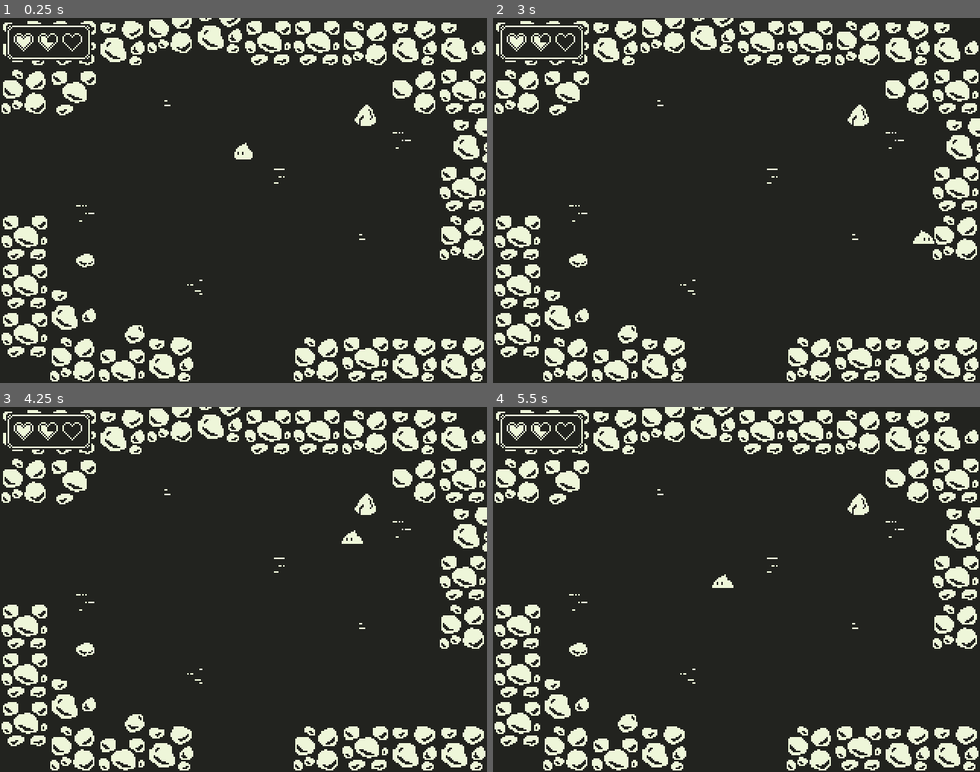
Above: before the commit, frames 1-4 (two rows, left to right).
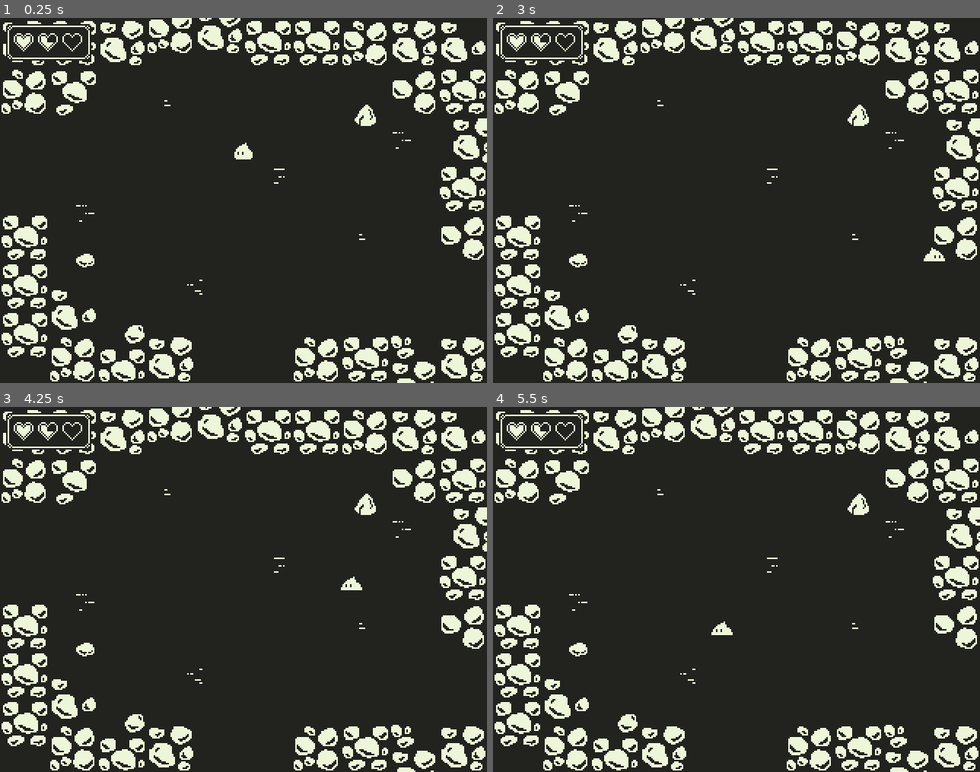
Above: after the commit, the same moments.

Repository: dweckerly/1bit
Game: Godot game, scene res://scenes/world/area-0.tscn
Same seed, same stepped clock (60 frames per second), same inputs: the game is played once before the commit and once after it.
Inputs:
- Up to frame 1 (0.25 s): no input
- Up to frame 2 (3 s): tap Enter (ui_accept) at 0.5, 0.77, 1.52 s; hold Right (ui_right) 0.53-1.28 s; hold Down (ui_down) 1.28-2.03 s; hold Right (ui_right) 2.03-2.78 s; hold Up (ui_up) from 2.78 s (still down)
- Up to frame 3 (4.25 s): tap Enter (ui_accept) at 3.02, 3.77 s; release Up (ui_up) at 3.53 s; hold Left (ui_left) from 3.53 s (still down)
- Up to frame 4 (5.5 s): tap Enter (ui_accept) at 4.52 s; release Left (ui_left) at 5.03 s; hold Down (ui_down) from 5.03 s (still down)

The runs differ from the first frame. In frame 1, 0.7% of the frame differs, in the area x 80-95%, y 54-100%; in frame 2, 0.8%; in frame 3, 0.9%, in the area x 70-95%, y 33-100%; in frame 4, 0.9%.

Commit message:
moon man and area updates

Diff:
--- /dev/null
+++ b/scenes/characters/moon-man.tscn
@@ -0,0 +1,142 @@
+[gd_scene load_steps=11 format=2]
+
+[ext_resource path="res://art/ui/dialogue-prompt.png" type="Texture" id=1]
+[ext_resource path="res://art/characters/moon-man.png" type="Texture" id=2]
+[ext_resource path="res://scripts/NPC.gd" type="Script" id=3]
+
+[sub_resource type="Animation" id=3]
+resource_name = "Idle"
+loop = true
+tracks/0/type = "value"
+tracks/0/path = NodePath("Sprite:frame")
+tracks/0/interp = 1
+tracks/0/loop_wrap = true
+tracks/0/imported = false
+tracks/0/enabled = true
+tracks/0/keys = {
+"times": PoolRealArray( 0, 0.5 ),
+"transitions": PoolRealArray( 1, 1 ),
+"update": 1,
+"values": [ 2, 0 ]
+}
+
+[sub_resource type="Animation" id=4]
+length = 0.001
+tracks/0/type = "value"
+tracks/0/path = NodePath("Sprite:frame")
+tracks/0/interp = 1
+tracks/0/loop_wrap = true
+tracks/0/imported = false
+tracks/0/enabled = true
+tracks/0/keys = {
+"times": PoolRealArray( 0 ),
+"transitions": PoolRealArray( 1 ),
+"update": 0,
+"values": [ 2 ]
+}
+tracks/1/type = "value"
+tracks/1/path = NodePath("dialogue-prompt:frame")
+tracks/1/interp = 1
+tracks/1/loop_wrap = true
+tracks/1/imported = false
+tracks/1/enabled = true
+tracks/1/keys = {
+"times": PoolRealArray( 0 ),
+"transitions": PoolRealArray( 1 ),
+"update": 0,
+"values": [ 1 ]
+}
+
+[sub_resource type="Animation" id=5]
+resource_name = "prompt-idle"
+length = 0.9
+loop = true
+tracks/0/type = "value"
+tracks/0/path = NodePath("dialogue-prompt:frame")
+tracks/0/interp = 1
+tracks/0/loop_wrap = true
+tracks/0/imported = false
+tracks/0/enabled = true
+tracks/0/keys = {
+"times": PoolRealArray( 0, 0.3, 0.6 ),
+"transitions": PoolRealArray( 1, 1, 1 ),
+"update": 1,
+"values": [ 0, 1, 2 ]
+}
+
+[sub_resource type="CapsuleShape2D" id=1]
+radius = 4.0
+height = 2.0
+
+[sub_resource type="CircleShape2D" id=2]
+radius = 27.0185
+
+[sub_resource type="Animation" id=6]
+length = 0.001
+tracks/0/type = "value"
+tracks/0/path = NodePath("dialogue-prompt:frame")
+tracks/0/interp = 1
+tracks/0/loop_wrap = true
+tracks/0/imported = false
+tracks/0/enabled = true
+tracks/0/keys = {
+"times": PoolRealArray( 0 ),
+"transitions": PoolRealArray( 1 ),
+"update": 0,
+"values": [ 1 ]
+}
+
+[sub_resource type="Animation" id=7]
+resource_name = "prompt-idle"
+length = 1.2
+loop = true
+tracks/0/type = "value"
+tracks/0/path = NodePath("dialogue-prompt:frame")
+tracks/0/interp = 1
+tracks/0/loop_wrap = true
+tracks/0/imported = false
+tracks/0/enabled = true
+tracks/0/keys = {
+"times": PoolRealArray( 0, 0.4, 0.8 ),
+"transitions": PoolRealArray( 1, 1, 1 ),
+"update": 1,
+"values": [ 0, 1, 2 ]
+}
+
+[node name="moon-man" type="StaticBody2D"]
+script = ExtResource( 3 )
+
+[node name="Sprite" type="Sprite" parent="."]
+position = Vector2( 0, -5 )
+texture = ExtResource( 2 )
+hframes = 3
+frame = 2
+
+[node name="AnimationPlayer" type="AnimationPlayer" parent="."]
+anims/Idle = SubResource( 3 )
+anims/RESET = SubResource( 4 )
+anims/prompt-idle = SubResource( 5 )
+
+[node name="CollisionShape2D" type="CollisionShape2D" parent="."]
+position = Vector2( 0, -1 )
+rotation = 1.5708
+shape = SubResource( 1 )
+
+[node name="Area2D" type="Area2D" parent="."]
+
+[node name="CollisionShape2D" type="CollisionShape2D" parent="Area2D"]
+position = Vector2( 0, -3 )
+shape = SubResource( 2 )
+
+[node name="dialogue-prompt" type="Sprite" parent="."]
+position = Vector2( 0, -25 )
+texture = ExtResource( 1 )
+hframes = 3
+frame = 1
+
+[node name="prompt-animplayer" type="AnimationPlayer" parent="."]
+anims/RESET = SubResource( 6 )
+anims/prompt-idle = SubResource( 7 )
+
+[connection signal="body_entered" from="Area2D" to="." method="_on_Area2D_body_entered"]
+[connection signal="body_exited" from="Area2D" to="." method="_on_Area2D_body_exited"]
--- a/scenes/world/area-0.tscn
+++ b/scenes/world/area-0.tscn
@@ -16,6 +16,7 @@
 [ext_resource path="res://scenes/environment/rocks/rock-cluster-1.tscn" type="PackedScene" id=14]
 [ext_resource path="res://scenes/environment/rocks/rock-cluster-2.tscn" type="PackedScene" id=15]
 [ext_resource path="res://scenes/environment/rocks/rock-2.tscn" type="PackedScene" id=16]
+[ext_resource path="res://scenes/environment/rocks/rock-cluster-small-1.tscn" type="PackedScene" id=17]
 
 [node name="YSort" type="YSort"]
 script = ExtResource( 10 )
@@ -96,9 +97,6 @@
 [node name="rock-wall-17" parent="rock wall" instance=ExtResource( 6 )]
 position = Vector2( 304, 112 )
 
-[node name="rock-wall-18" parent="rock wall" instance=ExtResource( 4 )]
-position = Vector2( 304, 144 )
-
 [node name="rock-wall-19" parent="rock wall" instance=ExtResource( 5 )]
 position = Vector2( 304, 224 )
 
@@ -109,7 +107,7 @@
 position = Vector2( 80, 232 )
 
 [node name="rock-wall-22" parent="rock wall" instance=ExtResource( 5 )]
-position = Vector2( 272, 224 )
+position = Vector2( 272, 240 )
 
 [node name="rock-wall-23" parent="rock wall" instance=ExtResource( 6 )]
 position = Vector2( 240, 224 )
@@ -119,6 +117,24 @@
 
 [node name="rock-wall-25" parent="rock wall" instance=ExtResource( 5 )]
 position = Vector2( 112, 224 )
+
+[node name="rock-cluster-0" parent="rock wall" instance=ExtResource( 13 )]
+position = Vector2( 48, 200 )
+
+[node name="rock-cluster-1" parent="rock wall" instance=ExtResource( 14 )]
+position = Vector2( 272, 48 )
+
+[node name="rock-cluster-4" parent="rock wall" instance=ExtResource( 14 )]
+position = Vector2( 304, 144 )
+
+[node name="rock-cluster-2" parent="rock wall" instance=ExtResource( 13 )]
+position = Vector2( 304, 24 )
+
+[node name="rock-cluster-3" parent="rock wall" instance=ExtResource( 15 )]
+position = Vector2( 48, 48 )
+
+[node name="rock-cluster-small-1" parent="rock wall" instance=ExtResource( 17 )]
+position = Vector2( 264, 224 )
 
 [node name="0-South" parent="." instance=ExtResource( 2 )]
 position = Vector2( 160, 248 )
@@ -135,17 +151,5 @@
 [node name="rock-0" parent="." instance=ExtResource( 12 )]
 position = Vector2( 88, 208 )
 
-[node name="rock-cluster-0" parent="." instance=ExtResource( 13 )]
-position = Vector2( 48, 200 )
-
-[node name="rock-cluster-1" parent="." instance=ExtResource( 14 )]
-position = Vector2( 272, 48 )
-
-[node name="rock-cluster-2" parent="." instance=ExtResource( 13 )]
-position = Vector2( 304, 24 )
-
-[node name="rock-cluster-3" parent="." instance=ExtResource( 15 )]
-position = Vector2( 48, 48 )
-
 [node name="rock-2" parent="." instance=ExtResource( 16 )]
 position = Vector2( 56, 160 )
--- a/scenes/world/area-1.tscn
+++ b/scenes/world/area-1.tscn
@@ -180,7 +180,7 @@
 position = Vector2( 248, 32 )
 
 [node name="hood-0" parent="." instance=ExtResource( 5 )]
-position = Vector2( 272, 120 )
+position = Vector2( 264, 120 )
 __meta__ = {
 "_edit_group_": true
 }
--- a/scenes/world/area-3.tscn
+++ b/scenes/world/area-3.tscn
@@ -1,10 +1,11 @@
-[gd_scene load_steps=6 format=2]
+[gd_scene load_steps=7 format=2]
 
 [ext_resource path="res://scenes/environment/rocks/rock-wall-2.tscn" type="PackedScene" id=1]
 [ext_resource path="res://scenes/environment/rocks/rock-wall-0.tscn" type="PackedScene" id=2]
 [ext_resource path="res://scenes/environment/rocks/rock-wall-1.tscn" type="PackedScene" id=3]
 [ext_resource path="res://scenes/world/Portals/Portal-Vertical.tscn" type="PackedScene" id=4]
 [ext_resource path="res://scenes/characters/NPC-1.tscn" type="PackedScene" id=5]
+[ext_resource path="res://scenes/characters/moon-man.tscn" type="PackedScene" id=6]
 
 [node name="area-3" type="YSort"]
 
@@ -27,3 +28,6 @@
 
 [node name="ninja-0" parent="." instance=ExtResource( 5 )]
 position = Vector2( 160, 72 )
+
+[node name="moon-man" parent="." instance=ExtResource( 6 )]
+position = Vector2( 128, 120 )
--- a/scripts/data/dialogueVars.gd
+++ b/scripts/data/dialogueVars.gd
@@ -25,5 +25,13 @@
 					"What'ssssss the matter?",
 					"I don't bite."
 				]
-		}
+		},
+	"moon-man" :
+		{
+			"text":
+				[
+					"IT'S THE MOON MAN, BABY! COME\nON SHINE WITH ME A LITTLE.",
+					"YOU READY TO SHINE, MY BABY?"
+				]
+		},
 }
Binary file added: art/characters/moon-man.png
Not shown, added: art/characters/moon-man.png.import
Not shown: 1 places in scenes/world/area-0.tscn that only renumber resources
